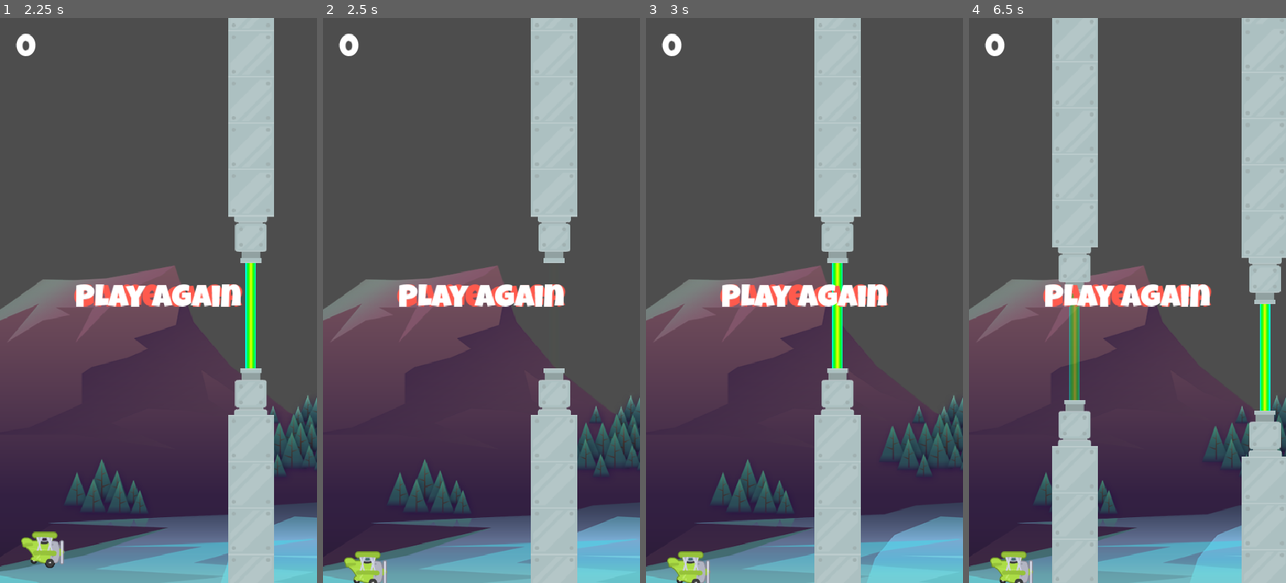
Above: before the commit, frames 1-4 (left to right).
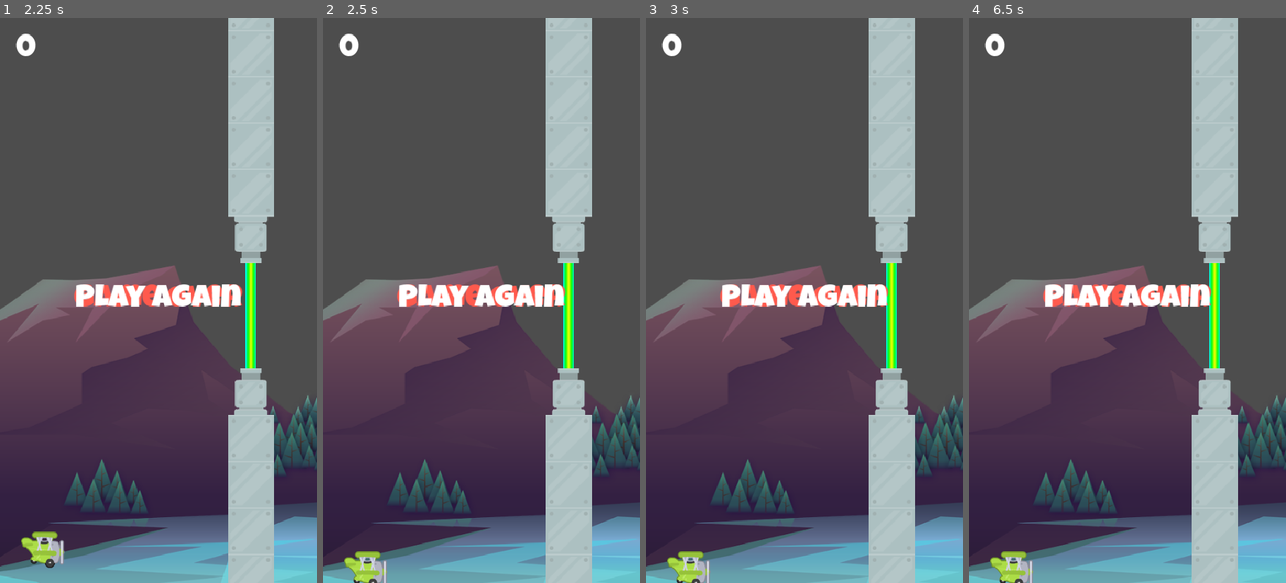
Above: after the commit, the same moments.

Repository: ankit-suman-07/FLAPPY_BIRD
Game: Godot game, scene res://scenes/game.tscn
Same seed, same stepped clock (60 frames per second), same inputs: the game is played once before the commit and once after it.
Inputs:
- Up to frame 1 (2.25 s): tap Space (jump) at 0.77, 1.52 s
- Up to frame 2 (2.5 s): no input
- Up to frame 3 (3 s): no input
- Up to frame 4 (6.5 s): tap Space (jump) at 3.02, 3.77, 4.52, 6.02 s

Frame 1 is identical in both runs. In frame 2, 8.2% of the frame differs, in the area x 65-85%, y 0-100%; in frame 3, 23%; in frame 4, 34%, in the area x 26-100%, y 0-100%.

Commit message:
Update game over change scene

Diff:
--- /dev/null
+++ b/Globals/signalsHub.gd
@@ -0,0 +1 @@
+extends Node
--- a/scenes/game_ui.tscn
+++ b/scenes/game_ui.tscn
@@ -1,5 +1,6 @@
-[gd_scene load_steps=5 format=3 uid="uid://w31do10g65j7"]
+[gd_scene load_steps=6 format=3 uid="uid://w31do10g65j7"]
 
+[ext_resource type="Script" uid="uid://bab7frvvo2ksj" path="res://scripts/game_ui.gd" id="1_rns2u"]
 [ext_resource type="FontFile" uid="uid://fnbx65e2chw8" path="res://assets/fonts/LuckiestGuy-Regular.ttf" id="1_yubou"]
 
 [sub_resource type="LabelSettings" id="LabelSettings_rns2u"]
@@ -16,12 +17,14 @@
 font_size = 48
 
 [node name="gameUI" type="Control"]
+process_mode = 3
 layout_mode = 3
 anchors_preset = 15
 anchor_right = 1.0
 anchor_bottom = 1.0
 grow_horizontal = 2
 grow_vertical = 2
+script = ExtResource("1_rns2u")
 
 [node name="MarginContainer" type="MarginContainer" parent="."]
 layout_mode = 1
--- a/scripts/game.gd
+++ b/scripts/game.gd
@@ -30,9 +30,4 @@
 
 
 func _on_plane__on_plane_died() -> void:
-	#get_tree().paused = true
-	pass
-
-func _unhandled_input(event: InputEvent) -> void:
-	if event.is_action_pressed("exit"):
-		get_tree().change_scene_to_packed(MAIN)
+	get_tree().paused = true
--- /dev/null
+++ b/scripts/game_ui.gd
@@ -0,0 +1,10 @@
+extends Control
+
+const MAIN = preload("uid://cm621q6roibev")
+
+func _unhandled_input(event: InputEvent) -> void:
+	if event.is_action_pressed("exit"):
+		get_tree().change_scene_to_packed(MAIN)
+
+func _ready() -> void:
+	get_tree().paused = false
--- a/scripts/main.gd
+++ b/scripts/main.gd
@@ -1,8 +1,11 @@
 extends Control
 
-const GAME = preload("uid://ky7l6d21icp")
+var GAME = load("uid://ky7l6d21icp")
 
 
 func _unhandled_input(event: InputEvent) -> void:
 	if event.is_action_pressed("jump"):
 		get_tree().change_scene_to_packed(GAME)
+
+func _ready() -> void:
+	get_tree().paused = false
Not shown, added: Globals/signalsHub.gd.uid
Not shown, added: scripts/game_ui.gd.uid
